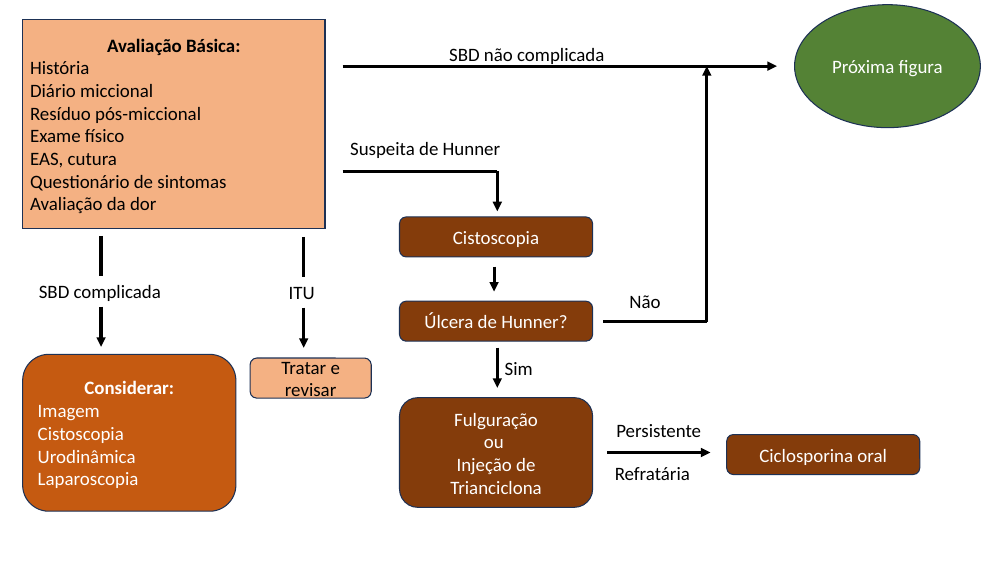
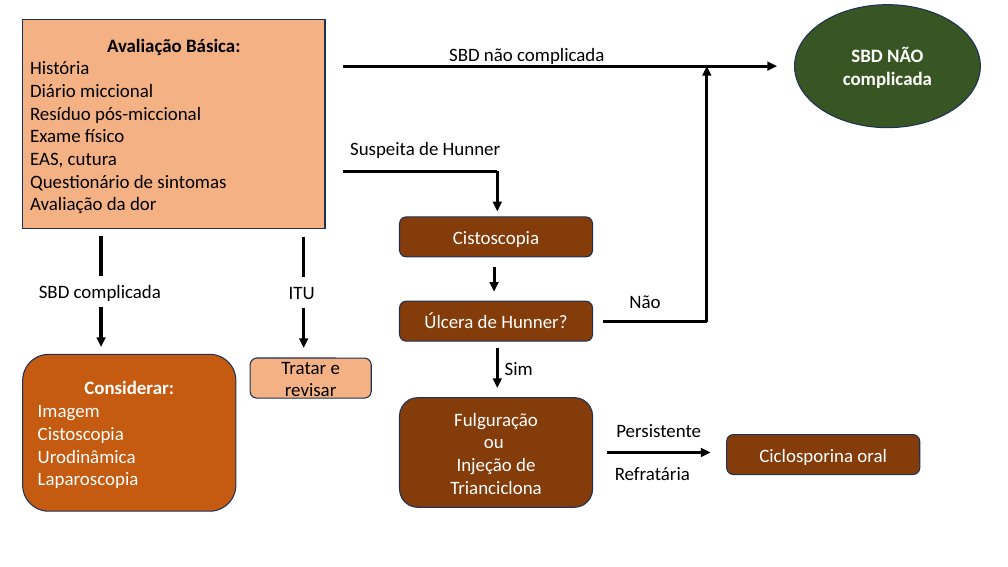
Before and after one commit to rsouzaj/uroginecologia, a slide deck: slide 1 of Figuras/SBD.pptx. Drawn at 1008x567 pixels with LibreOffice and Linux fonts; fonts in the diff are those of the drawing. Boxes give left, top, right and bottom in pixels: in the first picture for what was removed or moved away, otherwise in the second. Text is boxed around its words. In the diff, an @@ line names an element or a change of style, - is before the commit and + after.

```diff
--- a/Figuras/SBD.pptx
+++ b/Figuras/SBD.pptx
@@ ellipse "SBD NÃO complicada" at [795, 5, 981, 128]: fill #548235 to #385723 @@
@@ text in ellipse at [843, 46, 932, 88]: text changed; bold on @@
-Próxima figura
+SBD NÃO complicada
```
Also in this commit, not shown: 1 other slide changed, 8 other files.
